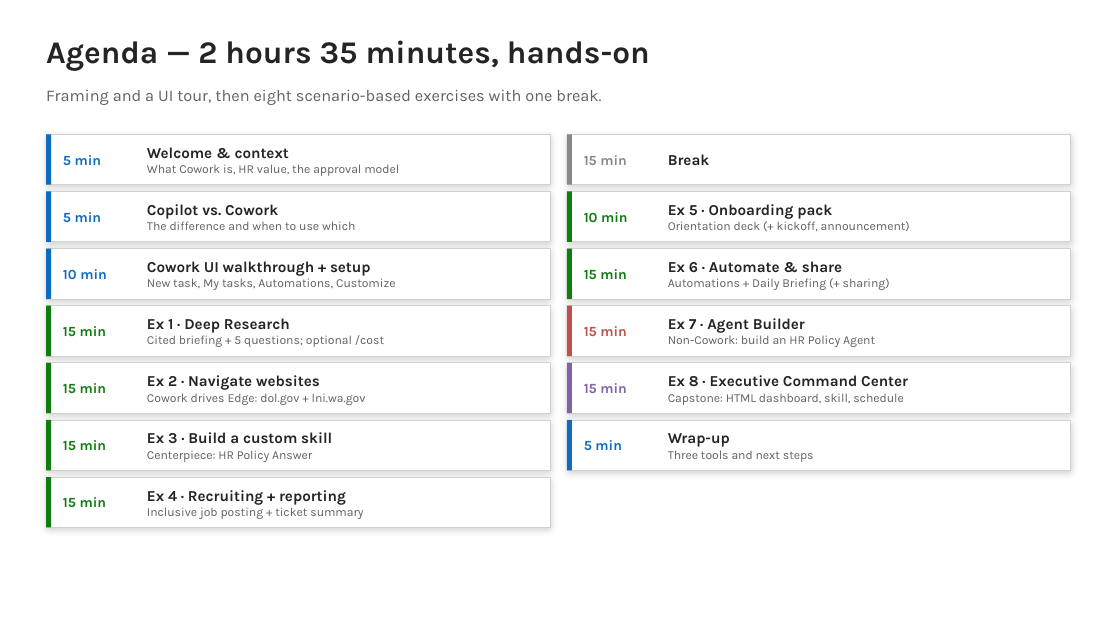
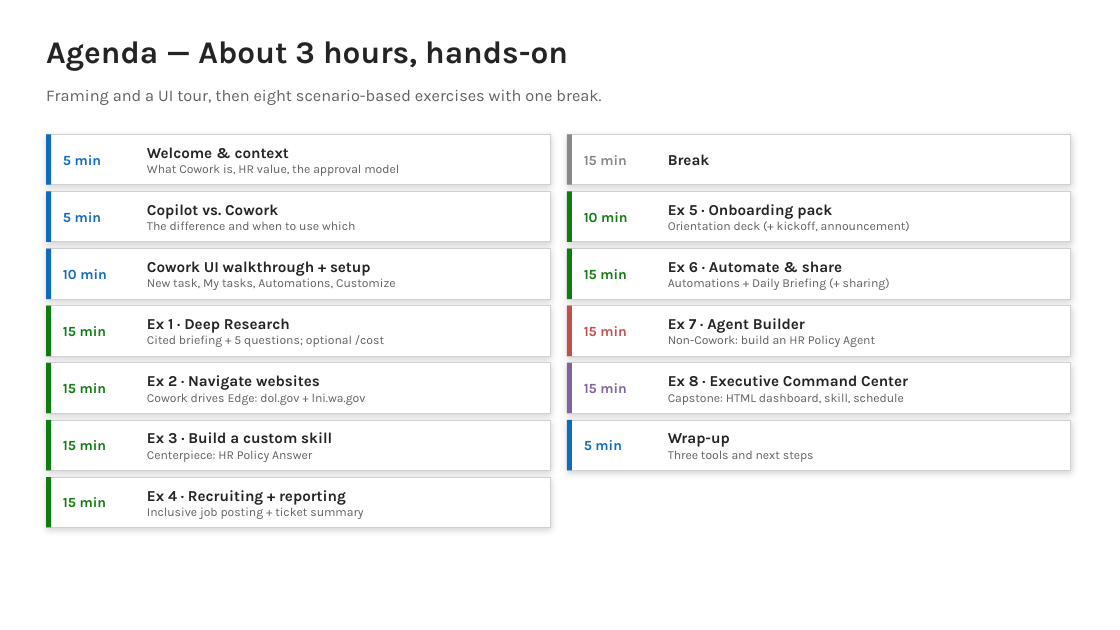
Before and after one commit to ragage/ai_hr_cowork_workshop, a slide deck: slide 2 of instructor/instructor-deck.pptx. Drawn at 1120x630 pixels with LibreOffice and Linux fonts; fonts in the diff are those of the drawing. Boxes give left, top, right and bottom in pixels: in the first picture for what was removed or moved away, otherwise in the second. Text is boxed around its words. In the diff, an @@ line names an element or a change of style, - is before the commit and + after.

```diff
--- a/instructor/instructor-deck.pptx
+++ b/instructor/instructor-deck.pptx
@@ text at [46,41,568,71]: text changed @@
-Agenda — 2 hours 35 minutes, hands-on
+Agenda — About 3 hours, hands-on
```
Also in this commit, not shown: 1 other slide changed, 1 slide added, 10 other files.
